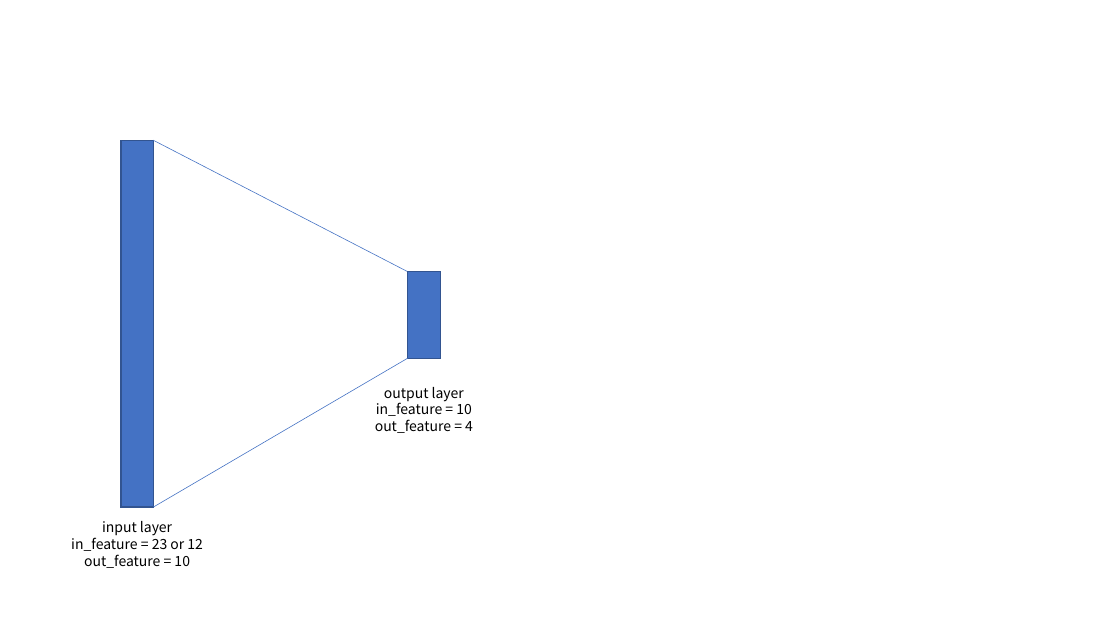
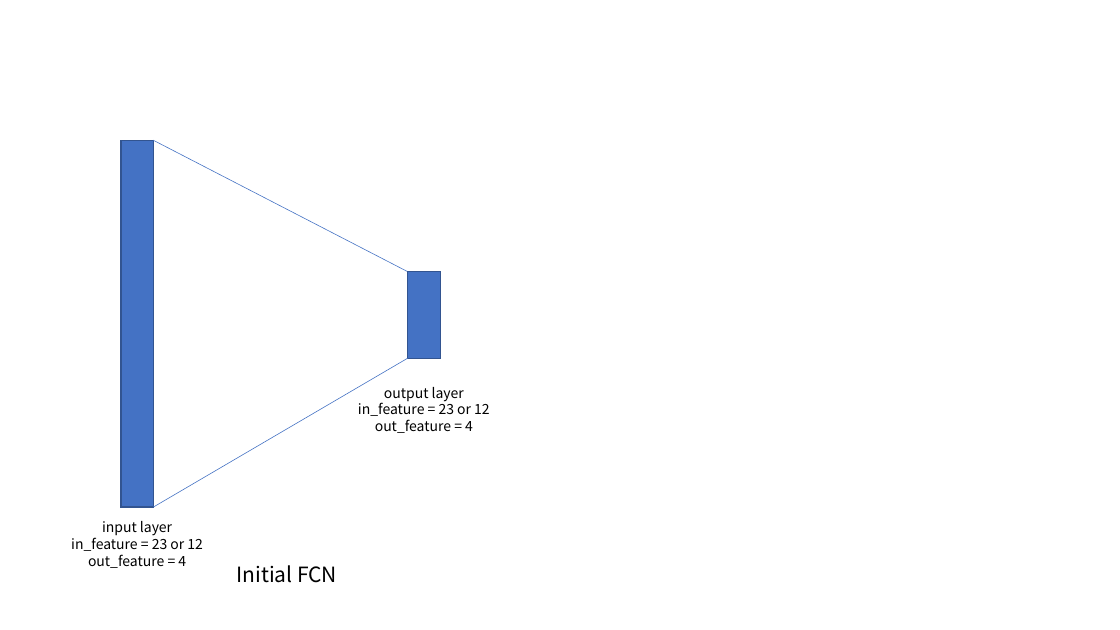
Before and after one commit to TsunamiBlue/Constructive-Cascade-Neural-Networks, a slide deck: slide 1 of diagramNN.pptx. Drawn at 1120x630 pixels with LibreOffice and Linux fonts; fonts in the diff are those of the drawing. Boxes give left, top, right and bottom in pixels: in the first picture for what was removed or moved away, otherwise in the second. Text is boxed around its words. In the diff, an @@ line names an element or a change of style, - is before the commit and + after.

```diff
--- a/diagramNN.pptx
+++ b/diagramNN.pptx
@@ text at (358,401,490,416): text changed @@
-in_feature = 10
+in_feature = 23 or 12
@@ text at (88,554,186,568): text changed @@
-out_feature = 10
+out_feature = 4
@@ text added at (236,565,337,583), 18 pt, text #000000 @@
+Initial FCN
```
Also in this commit, not shown: 2 slides added, 29 other files.
